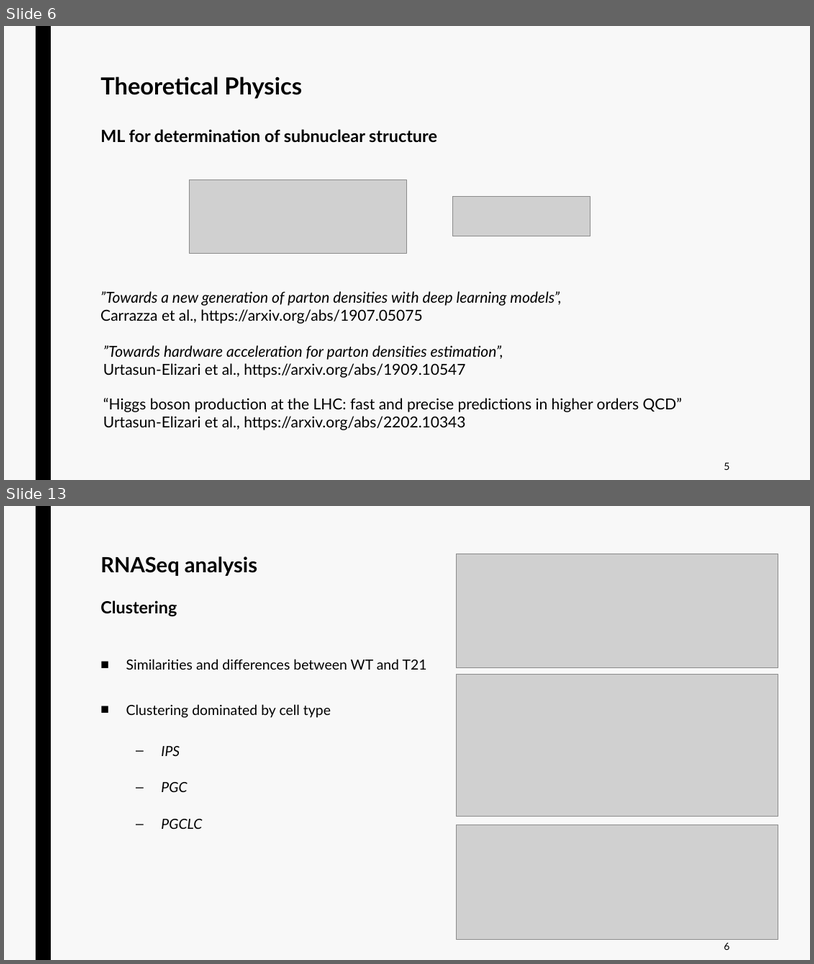
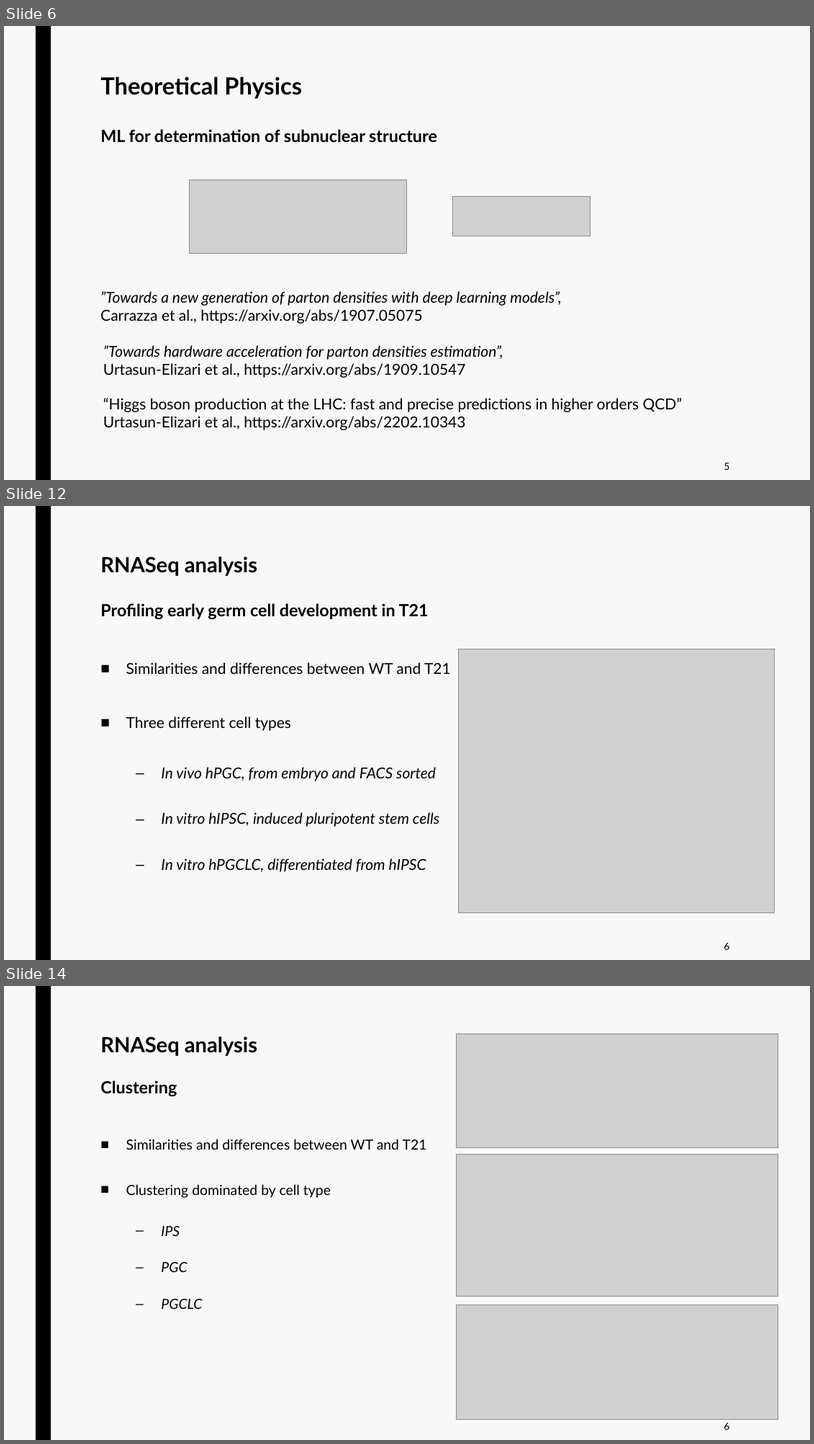
Before and after one commit to jurtasun/presentations, a slide deck: 202306_CRG_Postdoc/230623_GRG_Postdoc.ppt. Shown one above the other, each under a label of ours: slides 6 and 13 before the commit, slides 6, 12 and 14 after it; the slides between them are not shown. The pictures are 814x964 and 814x1444 pixels, drawn with LibreOffice and Linux fonts; fonts in the diff are those of the drawing; grey boxes stand for pictures. Boxes give left, top, right and bottom in pixels: in the first picture for what was removed or moved away, otherwise in the second. Text is boxed around its words. In the diff, an @@ line names an element or a change of style, - is before the commit and + after.

```diff
--- a/202306_CRG_Postdoc/230623_GRG_Postdoc.ppt
+++ b/202306_CRG_Postdoc/230623_GRG_Postdoc.ppt
@@ slide 12 added at <box>4,506,810,960</box>, background #F8F8F8; not listed: 1 template element that a slide beside it also shows @@
@@ title added at <box>100,556,429,620</box>, 20 pt, text #000000, bold @@
+RNASeq analysis
+Profiling early germ cell development in T21
@@ picture added at <box>459,649,775,913</box> @@
@@ text added at <box>126,662,451,872</box>, 18 pt, text #000000, italic @@
+■ Similarities and differences between WT and T21
+■ Three different cell types
+  – In vivo hPGC, from embryo and FACS sorted
+  – In vitro hIPSC, induced pluripotent stem cells
+  – In vitro hPGCLC, differentiated from hIPSC
@@ text added at <box>724,942,730,950</box>, 12 pt, text #000000 @@
+6
@@ what was slide 13 is now slide 14 @@
```
Also in this commit, not shown: 4 slides changed, 2 other slides added, 2 slides removed.
